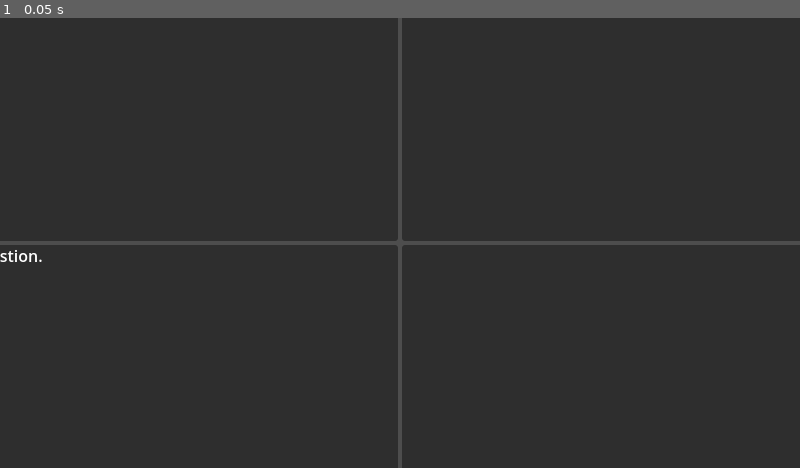
Above: before the commit, frame 1.
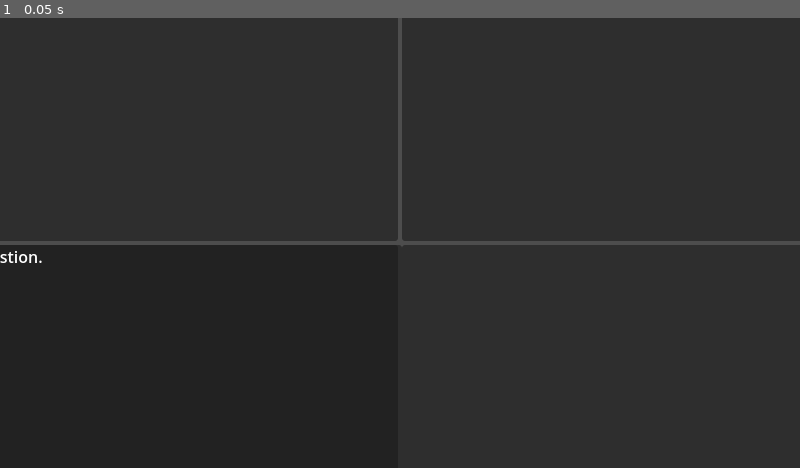
Above: after the commit, the same moment.

Repository: EZPK/GodotAI
Game: Godot game, scene res://scenes/ChatScene.tscn
Same seed, same stepped clock (60 frames per second), same inputs: the game is played once before the commit and once after it.
Inputs:
- Up to frame 1 (0.05 s): no input

The runs differ from the first frame. In frame 1, 0.3% of the frame differs, in the area x 0-51%, y 50-100%.

Commit message:
Smart display

Diff:
--- a/godot/scenes/ChatScene.tscn
+++ b/godot/scenes/ChatScene.tscn
@@ -51,19 +51,25 @@
 size_flags_horizontal = 3
 size_flags_vertical = 3
 
-[node name="BoxContainer" type="VBoxContainer" parent="GridContainer/BottomLeft"]
+[node name="Panel" type="Panel" parent="GridContainer/BottomLeft"]
+layout_mode = 0
+offset_right = 702.0
+offset_bottom = 443.0
+
+[node name="BoxContainer" type="VBoxContainer" parent="GridContainer/BottomLeft/Panel"]
 layout_mode = 1
 anchors_preset = 4
 anchor_top = 0.5
 anchor_bottom = 0.5
-offset_top = -225.0
+offset_top = -222.0
 offset_right = 699.0
-offset_bottom = 222.0
+offset_bottom = 225.0
 grow_vertical = 2
 size_flags_horizontal = 3
 size_flags_vertical = 3
 
-[node name="ChatHistory" type="RichTextLabel" parent="GridContainer/BottomLeft/BoxContainer"]
+[node name="ChatHistory" type="RichTextLabel" parent="GridContainer/BottomLeft/Panel/BoxContainer"]
+z_index = 10
 custom_minimum_size = Vector2(0, 200)
 layout_mode = 2
 size_flags_horizontal = 3
@@ -71,17 +77,17 @@
 scroll_following = true
 autowrap_mode = 2
 
-[node name="HBoxContainer" type="HBoxContainer" parent="GridContainer/BottomLeft/BoxContainer"]
+[node name="HBoxContainer" type="HBoxContainer" parent="GridContainer/BottomLeft/Panel/BoxContainer"]
 layout_mode = 2
 size_flags_horizontal = 3
 
-[node name="InputBox" type="LineEdit" parent="GridContainer/BottomLeft/BoxContainer/HBoxContainer"]
+[node name="InputBox" type="LineEdit" parent="GridContainer/BottomLeft/Panel/BoxContainer/HBoxContainer"]
 custom_minimum_size = Vector2(0, 40)
 layout_mode = 2
 size_flags_horizontal = 3
 placeholder_text = "Votre message..."
 
-[node name="SendButton" type="Button" parent="GridContainer/BottomLeft/BoxContainer/HBoxContainer"]
+[node name="SendButton" type="Button" parent="GridContainer/BottomLeft/Panel/BoxContainer/HBoxContainer"]
 custom_minimum_size = Vector2(100, 40)
 layout_mode = 2
 size_flags_horizontal = 3
--- a/godot/scripts/ChatUI.gd
+++ b/godot/scripts/ChatUI.gd
@@ -1,8 +1,8 @@
 extends Control
 
-@onready var chat_history: RichTextLabel = $GridContainer/BottomLeft/BoxContainer/ChatHistory
-@onready var input_box: LineEdit = $GridContainer/BottomLeft/BoxContainer/HBoxContainer/InputBox
-@onready var send_button: Button = $GridContainer/BottomLeft/BoxContainer/HBoxContainer/SendButton
+@onready var chat_history: RichTextLabel = $GridContainer/BottomLeft/Panel/BoxContainer/ChatHistory
+@onready var input_box: LineEdit = $GridContainer/BottomLeft/Panel/BoxContainer/HBoxContainer/InputBox
+@onready var send_button: Button = $GridContainer/BottomLeft/Panel/BoxContainer/HBoxContainer/SendButton
 
 var http := HTTPRequest.new()
 var stream_timer := Timer.new()
@@ -70,7 +70,6 @@
 	if line_index >= stream_lines.size():
 		stream_timer.stop()
 		is_streaming = false
-		_append_message("Assistant", chat_history.text.split("Assistant: ")[-1])
 		return
 
 	var line = stream_lines[line_index].strip_edges()
@@ -82,8 +81,11 @@
 	if json.parse(line) == OK:
 		var token := str(json.data.get("response", ""))
 		if is_instance_valid(chat_history):
-			var current = chat_history.text.split("Assistant: ")[-1]
-			chat_history.text = _format_chat("Assistant", current + token)
+			# Si c'est le premier token, on ajoute "Assistant: "
+			if chat_history.text.ends_with("\n") or chat_history.text == "":
+				chat_history.append_text("Assistant: ")
+			chat_history.append_text(token)
+			chat_history.scroll_to_line(chat_history.get_line_count())
 	else:
 		printerr("Erreur parsing ligne: ", line)
 
